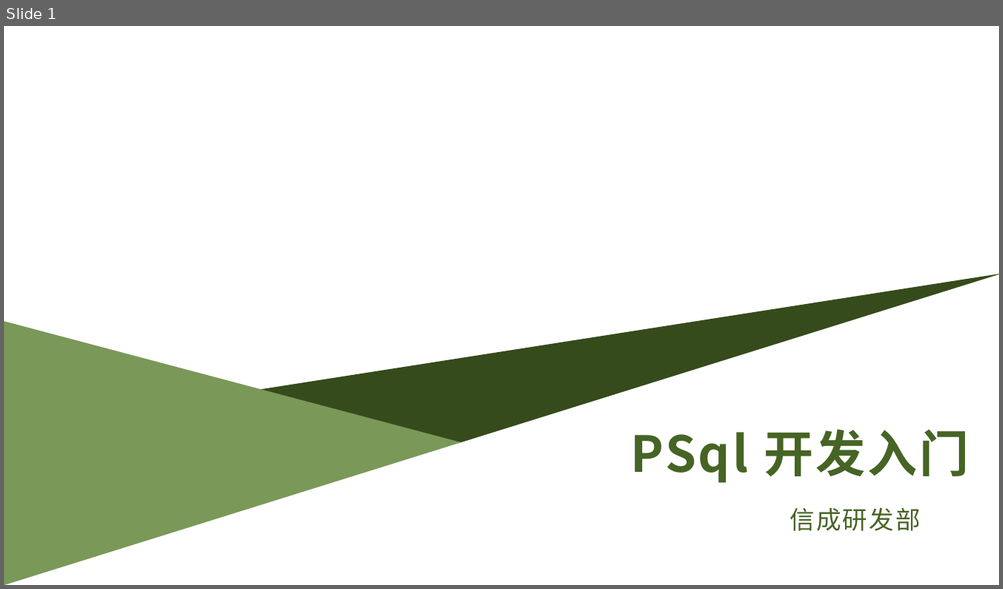
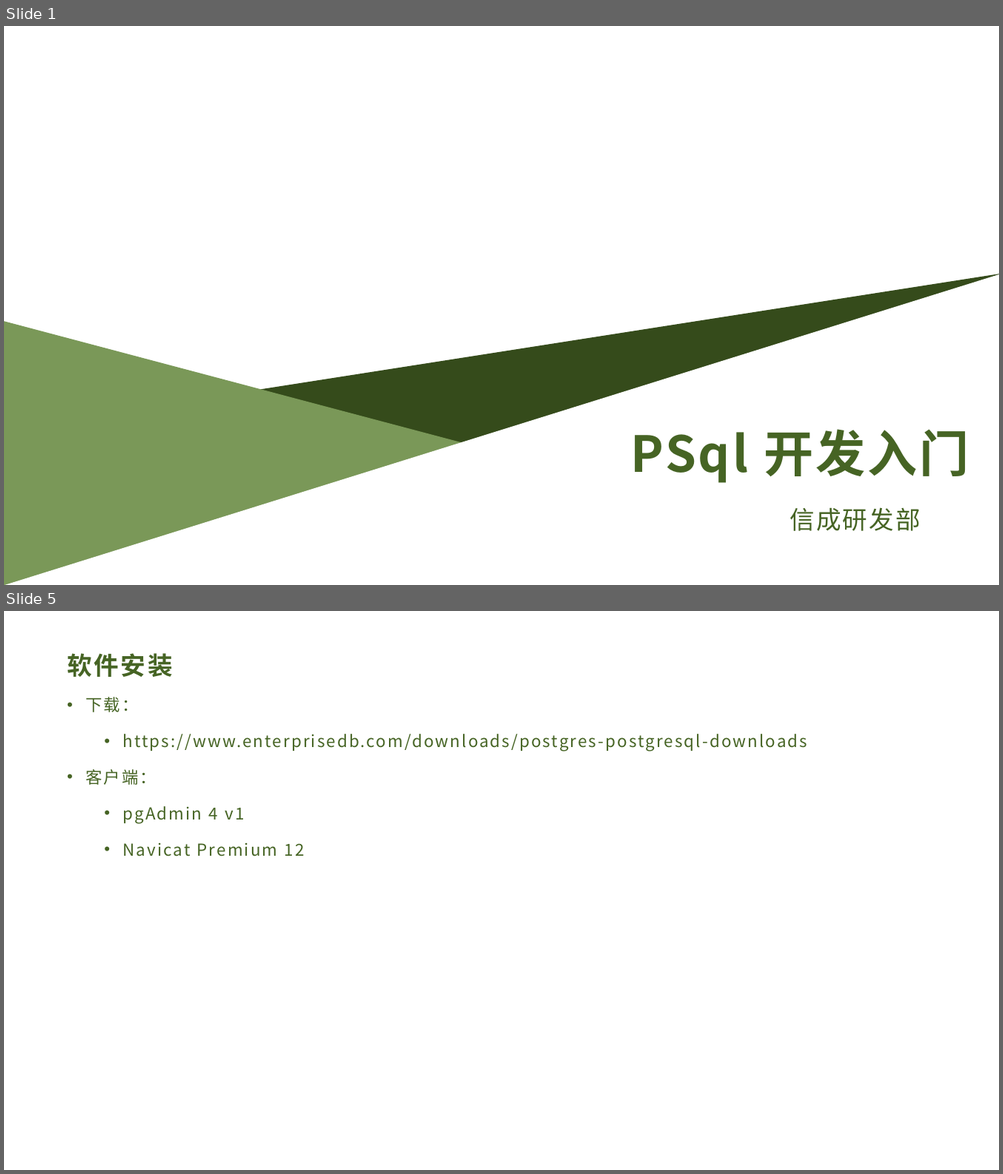
Before and after one commit to dyg540/cpp-study-2020, a slide deck: PSql入门.pptx. Shown one above the other, each under a label of ours: slide 1 before the commit, slides 1 and 5 after it; the slides between them are not shown. The pictures are 1003x589 and 1003x1174 pixels, drawn with LibreOffice and Linux fonts; fonts in the diff are those of the drawing; background and template pictures are left out. Boxes give left, top, right and bottom in pixels: in the first picture for what was removed or moved away, otherwise in the second. Text is boxed around its words. In the diff, an @@ line names an element or a change of style, - is before the commit and + after.

```diff
--- a/PSql入门.pptx
+++ b/PSql入门.pptx
@@ slide 5 added at (4,611,999,1170), background #FFFFFF @@
@@ title added at (67,653,173,677), 24 pt, text #466424, bold @@
+软件安装
@@ text added at (85,697,807,857), 16 pt, text #466424 @@
+• 下载：
+  • https://www.enterprisedb.com/downloads/postgres-postgresql-downloads
+• 客户端：
+  • pgAdmin 4 v1
+  • Navicat Premium 12
```
Also in this commit, not shown: 1 slide changed, 15 other slides added, 1 slide removed, 3 other files.
